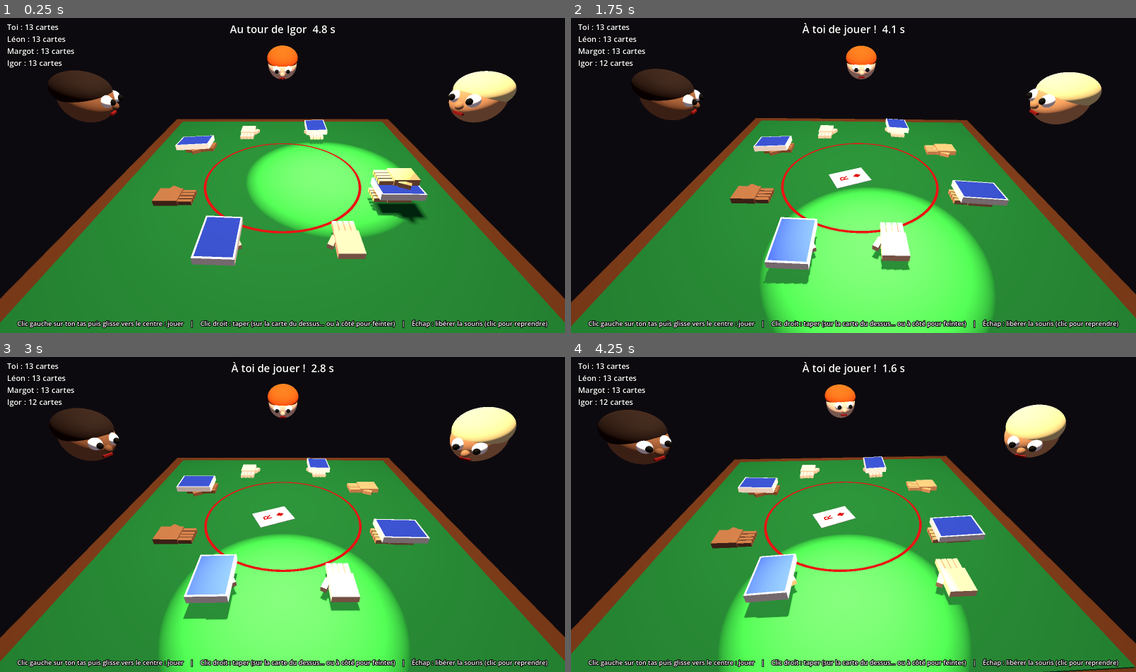
Above: before the commit, frames 1-4 (two rows, left to right).
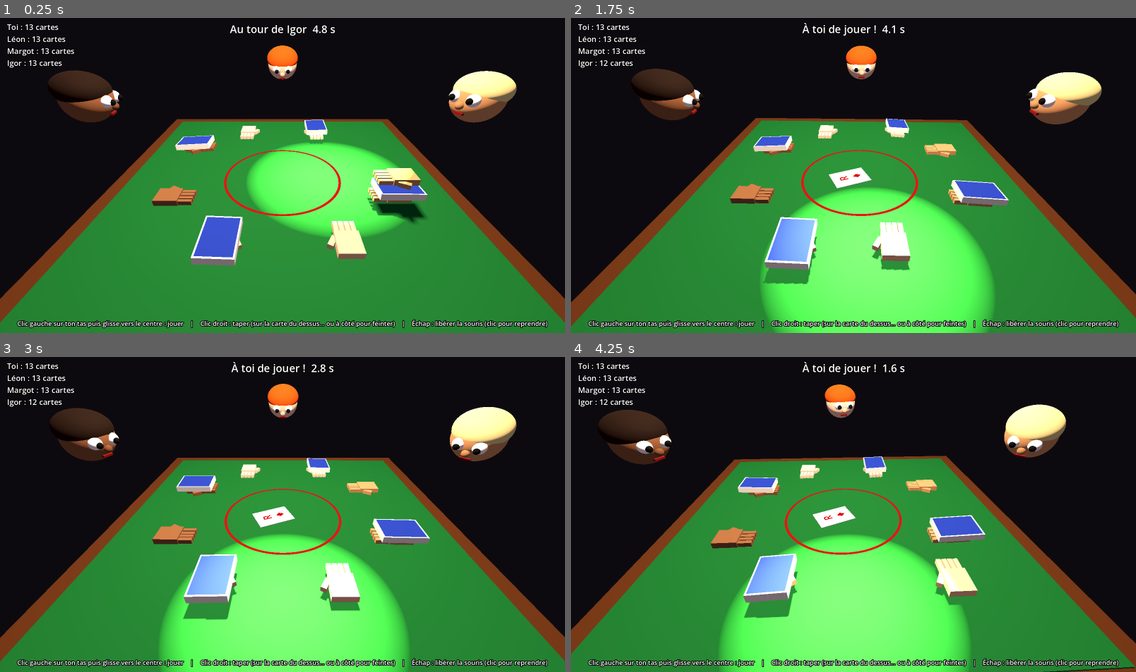
Above: after the commit, the same moments.

Repository: prenouil/Nervous
Game: Godot game, scene res://scenes/main.tscn
Same seed, same stepped clock (60 frames per second), same inputs: the game is played once before the commit and once after it.
Inputs (mouse positions are in pixels of both pictures, inside the frame that each line leads up to):
- Up to frame 1 (0.25 s): no input
- Up to frame 2 (1.75 s): tap Enter at 0.5 s; move the mouse to (881, 172) at 0.52 s; tap R at 0.6, 1.35 s; click (881, 172) at 0.67 s; move the mouse to (825, 175) at 1.27 s; click (825, 175) at 1.42 s
- Up to frame 3 (3 s): move the mouse to (293, 508) at 2.02 s; tap R at 2.1, 2.85 s; click (293, 508) at 2.17 s; move the mouse to (276, 517) at 2.77 s; click (276, 517) at 2.92 s
- Up to frame 4 (4.25 s): move the mouse to (893, 517) at 3.52 s; tap R at 3.6 s; click (893, 517) at 3.67 s

The runs differ from the first frame. In frame 1, 0.8% of the frame differs, in the area x 36-64%, y 39-69%; in frame 2, 0.8%; in frame 3, 0.8%; in frame 4, 0.8%.

Commit message:
Cercle réduit de 25 %, 1 s pour ressortir du cercle après avoir lâché sa carte
Co-Authored-By: Claude Opus 5.5 <noreply@anthropic.com>

Diff:
--- a/scripts/game_server.gd
+++ b/scripts/game_server.gd
@@ -28,6 +28,7 @@
 const REVEAL_TIME := 1.8      # après le verdict : les mains se retirent, les cartes en cause clignotent
 const RESOLVE_DELAY := 1.9    # pause après un ramassage, le temps de l'animation
 const NERVOUS_GRACE := 0.5   # main qui franchit la ligne du cercle : temps pour taper
+const THROW_EXIT_GRACE := 1.0  # carte lâchée dans le cercle : temps pour en ressortir
 const NERVOUS_CONTAGION := 0.5  # après un premier nerveux, temps pendant lequel d'autres peuvent l'être aussi
 const NERVOUS_SHOW := 2.0    # durée de l'annonce « NERVOUS !!! » avant le verdict
 const PILE_SPREAD_MIN := 0.03 # dispersion des cartes au centre : rayon au début...
@@ -84,7 +85,8 @@
 			_resolve_slap()
 			return
 		for p in _cross_start.size():
-			if _cross_start[p] >= 0.0 and _clock - _cross_start[p] > NERVOUS_GRACE:
+			var grace := THROW_EXIT_GRACE if _throw_exit[p] else NERVOUS_GRACE
+			if _cross_start[p] >= 0.0 and _clock - _cross_start[p] > grace:
 				_declare_nervous(p)  # ligne franchie sans taper à temps
 				return
 		if _turn_left <= 0.0:
@@ -189,7 +191,7 @@
 		_cross_start[p] = -1.0
 
 
-# Le joueur lâche sa carte : si sa main est dans le cercle, il a NERVOUS_GRACE secondes pour en sortir.
+# Le joueur lâche sa carte : si sa main est dans le cercle, il a THROW_EXIT_GRACE secondes pour en sortir.
 func release_card(p: int) -> void:
 	_ensure_players()
 	if not _holding[p]:
--- a/scripts/table.gd
+++ b/scripts/table.gd
@@ -5,7 +5,7 @@
 const SEAT_RADIUS := 0.55
 const RIGHT_HAND_LOCAL := Vector2(0.19, -0.14)  # main droite au repos, dans le repère du siège
 const HAND_RADIUS := 0.045                     # rayon de la paume
-const CIRCLE_RADIUS := TABLE_SIZE / 4.0         # cercle rouge : la moitié de la table en diamètre
+const CIRCLE_RADIUS := TABLE_SIZE / 4.0 * 0.75  # cercle rouge : 3/8 de la table en diamètre
 const LINE_TOLERANCE := 0.02                    # au-delà, la main a franchi la ligne
 
 
--- a/tests/test_server.gd
+++ b/tests/test_server.gd
@@ -112,7 +112,7 @@
 	server.update_hand(1, outside)
 	_expect(nervous == [1], "main ramenée sans taper : nerveux")
 
-	# 9. Jeter sa carte : franchir la ligne est permis, puis 0,5 s pour ressortir.
+	# 9. Jeter sa carte : franchir la ligne est permis, puis 1 s pour ressortir.
 	_new_server([[1, 3, 5], [14, 3], [8, 9], [10, 11]])
 	nervous = []
 	server.player_nervous.connect(func(p, _o): nervous.append(p))
@@ -135,7 +135,7 @@
 	server.update_hand(0, inside)
 	server.request_play(0)
 	server.release_card(0)
-	await _wait(GameServer.NERVOUS_GRACE + 0.2)
+	await _wait(GameServer.THROW_EXIT_GRACE + 0.2)
 	_expect(nervous == [0], "carte jetée, main restée dans le cercle : nerveux")
 
 	# 11. Saisir une carte hors de son tour ne protège pas.
Not shown, changed: docs/regles.md
